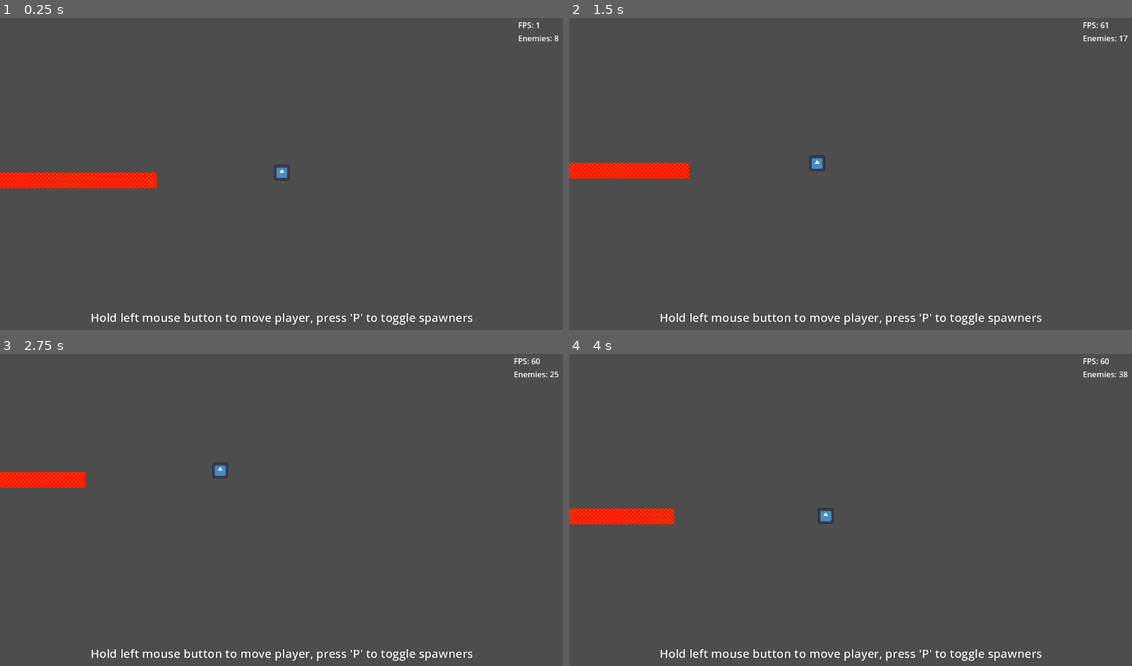
Above: before the commit, frames 1-4 (two rows, left to right).
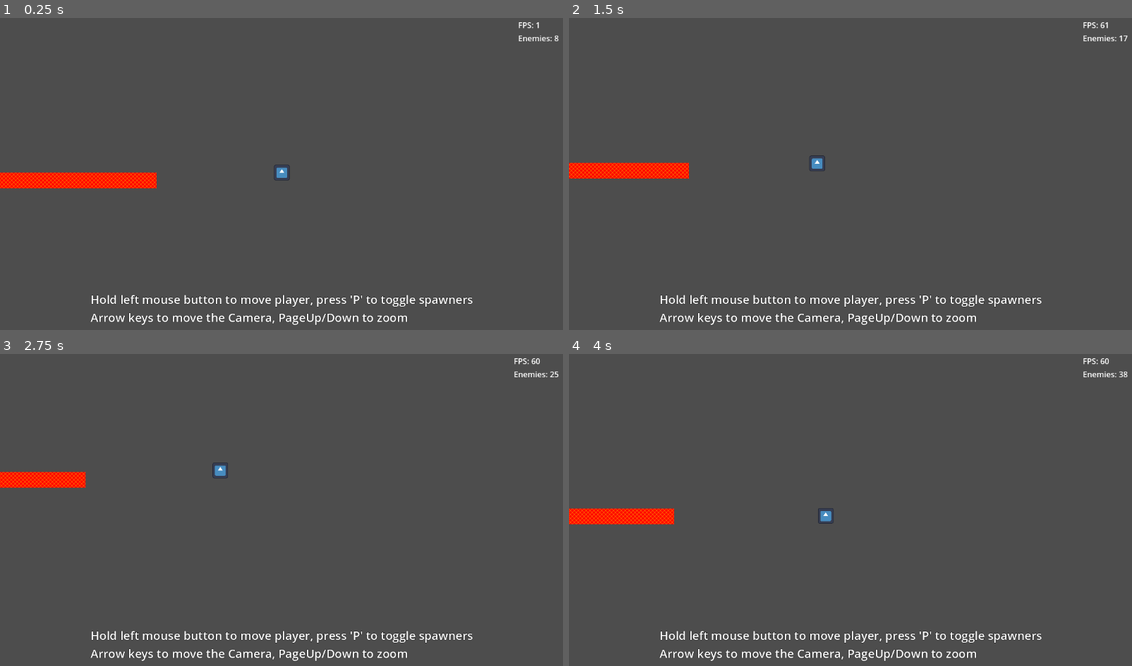
Above: after the commit, the same moments.

Repository: Griiimon/Manymies
Game: Godot game, scene res://main_large_level.tscn
Same seed, same stepped clock (60 frames per second), same inputs: the game is played once before the commit and once after it. The engine's default icon, where the game draws it, is replaced by a stand-in: a white triangle on a blue panel in a dark square.
Inputs (mouse positions are in pixels of both pictures, inside the frame that each line leads up to):
- Up to frame 1 (0.25 s): no input
- Up to frame 2 (1.5 s): tap P (pause_spawner) at 0.5, 1.25 s; move the mouse to (974, 155) at 0.52 s; hold Right (ui_right) 0.53-1.28 s; click (974, 155) at 0.67 s; move the mouse to (737, 189) at 1.27 s; hold Down (ui_down) from 1.28 s (still down); click (737, 189) at 1.42 s
- Up to frame 3 (2.75 s): tap P (pause_spawner) at 2 s; move the mouse to (337, 438) at 2.02 s; release Down (ui_down) at 2.03 s; hold Right (ui_right) from 2.03 s (still down); click (337, 438) at 2.17 s
- Up to frame 4 (4 s): tap P (pause_spawner) at 2.75, 3.5 s; move the mouse to (822, 572) at 2.77 s; release Right (ui_right) at 2.78 s; hold Up (ui_up) 2.78-3.53 s; click (822, 572) at 2.92 s; move the mouse to (1019, 556) at 3.52 s; hold Left (ui_left) from 3.53 s (still down); click (1019, 556) at 3.67 s

The runs differ from the first frame. In frame 1, 1.8% of the frame differs, in the area x 16-84%, y 88-99%; in frame 2, 1.8%; in frame 3, 1.8%; in frame 4, 1.8%.

Commit message:
add camera controls to help label

Diff:
--- a/ui.tscn
+++ b/ui.tscn
@@ -46,5 +46,6 @@
 
 [node name="Label Help" type="Label" parent="MarginContainer2"]
 layout_mode = 2
-text = "Hold left mouse button to move player, press 'P' to toggle spawners"
+text = "Hold left mouse button to move player, press 'P' to toggle spawners
+Arrow keys to move the Camera, PageUp/Down to zoom"
 label_settings = SubResource("LabelSettings_10vpg")
